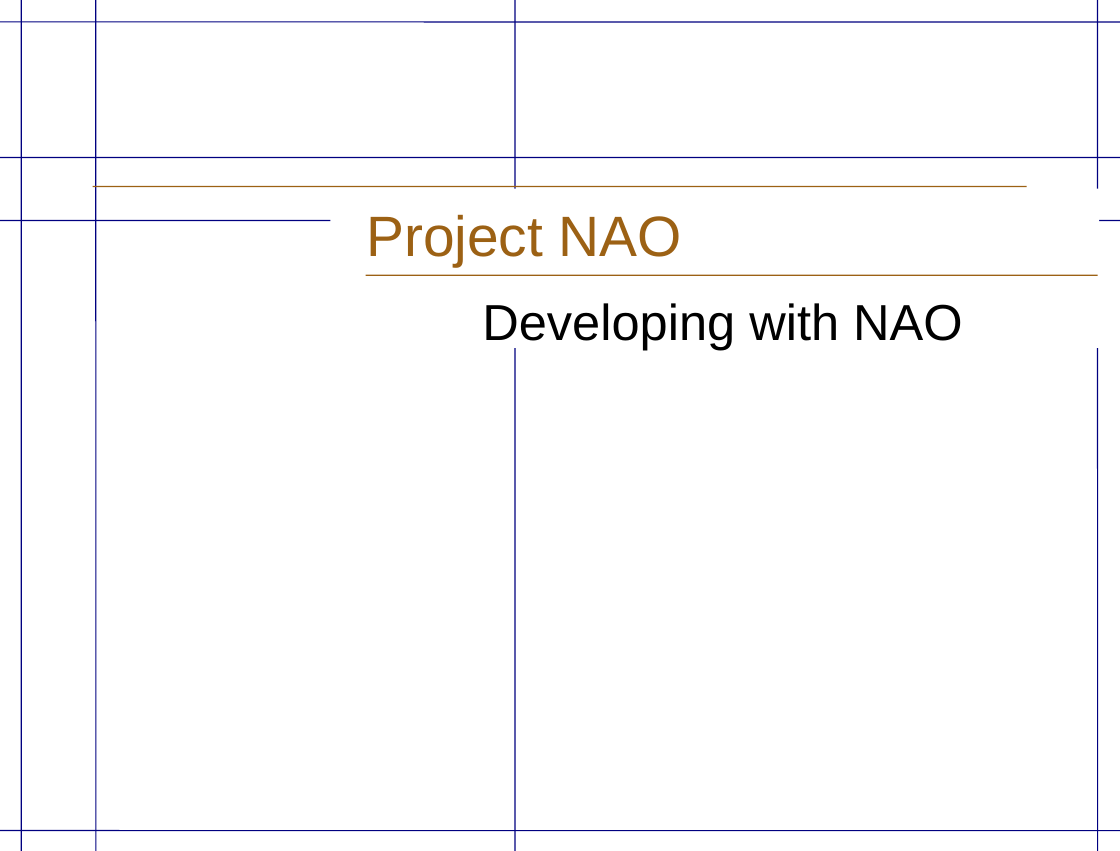
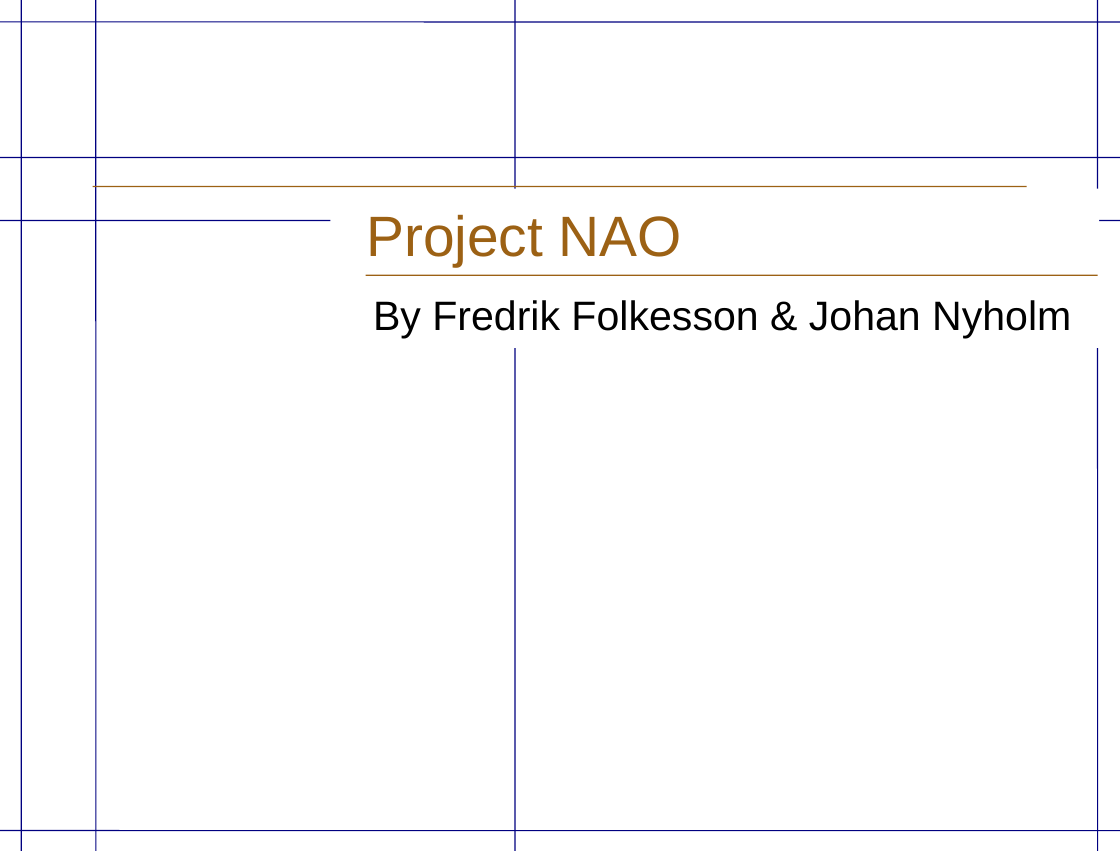
Before and after one commit to TabTabTab/NaoPresentation, a slide deck: slide 1 of NAOPresentation.odp. Drawn at 1120x851 pixels with LibreOffice and Linux fonts; fonts in the diff are those of the drawing; background and template pictures are left out. Boxes give left, top, right and bottom in pixels: in the first picture for what was removed or moved away, otherwise in the second. Text is boxed around its words. In the diff, an @@ line names an element or a change of style, - is before the commit and + after.

```diff
--- a/NAOPresentation.odp
+++ b/NAOPresentation.odp
@@ subtitle at [373, 300, 1071, 339]: text changed; size 32 to 26 pt @@
-Developing with NAO
+By Fredrik Folkesson & Johan Nyholm
```
Also in this commit, not shown: 2 other slides changed, 1 slide added, 1 slide removed, 1 other file.
